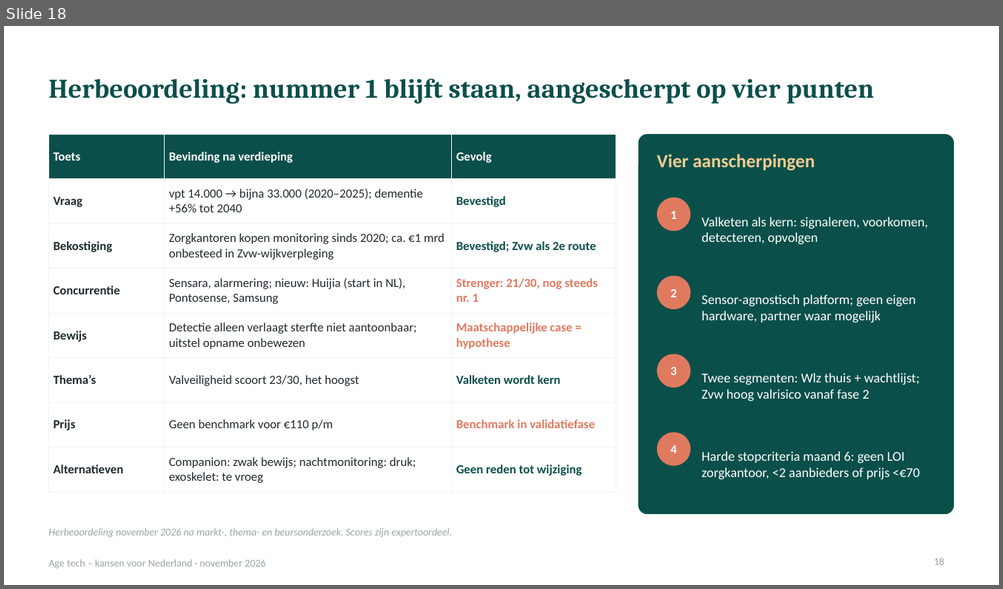
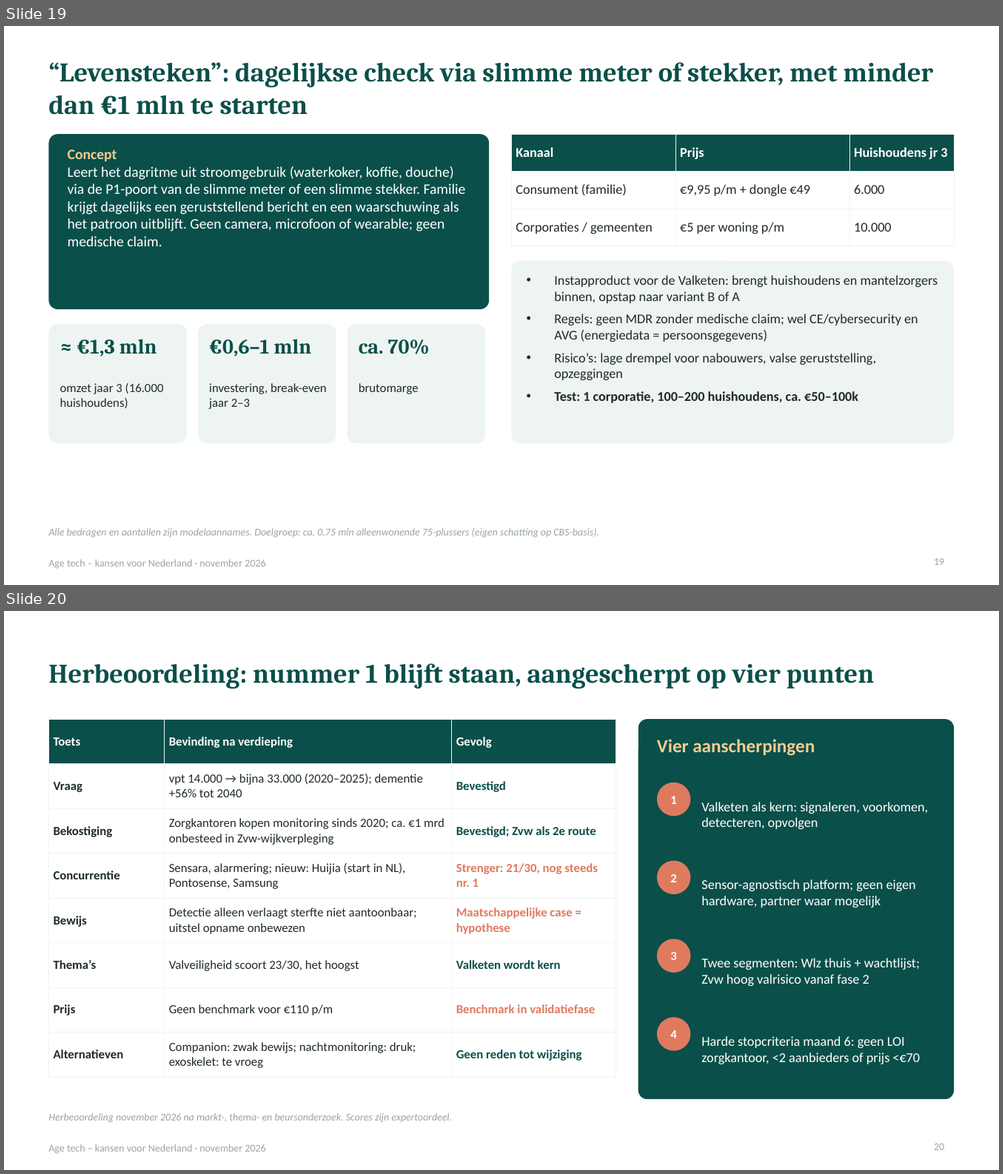
Before and after one commit to robruijn/Four-Seasons-Rome-2026, a slide deck: AgeTech_kansen_Nederland.pptx. Shown one above the other, each under a label of ours: slide 18 before the commit, slides 19 and 20 after it. The pictures are 1003x589 and 1003x1174 pixels, drawn with LibreOffice and Linux fonts; fonts in the diff are those of the drawing. Boxes give left, top, right and bottom in pixels: in the first picture for what was removed or moved away, otherwise in the second. Text is boxed around its words. In the diff, an @@ line names an element or a change of style, - is before the commit and + after.

```diff
--- a/AgeTech_kansen_Nederland.pptx
+++ b/AgeTech_kansen_Nederland.pptx
@@ slide 19 added at (x1=4, y1=26, x2=999, y2=585), background #FFFFFF; not listed: 1 template element that a slide beside it also shows @@
@@ title added at (x1=48, y1=62, x2=933, y2=115), 26 pt, text #0B4F4A, bold @@
+“Levensteken”: dagelijkse check via slimme meter of stekker, met minder dan €1 mln te starten
@@ rounded rectangle added at (x1=48, y1=134, x2=489, y2=309), fill #0B4F4A @@
@@ table added at (x1=512, y1=134, x2=954, y2=237), 3 rows, 3 columns @@
+Kanaal | Prijs | Huishoudens jr 3
+Consument (familie) | €9,95 p/m + dongle €49 | 6.000
+Corporaties / gemeenten | €5 per woning p/m | 10.000
@@ text added at (x1=68, y1=150, x2=466, y2=247), 14 pt, text #FFFFFF @@
+Concept
+Leert het dagritme uit stroomgebruik (waterkoker, koffie, douche) via de P1-poort van de slimme meter of een slimme stekker. Familie krijgt dagelijks een geruststellend bericht en een waarschuwing als het patroon uitblijft. Geen camera, microfoon of wearable; geen medische claim.
@@ rounded rectangle added at (x1=512, y1=261, x2=954, y2=444), fill #EEF4F2 @@
@@ text added at (x1=554, y1=275, x2=938, y2=403), 13 pt, text #1F2A2E @@
+• Instapproduct voor de Valketen: brengt huishoudens en mantelzorgers binnen, opstap naar variant B of A
+• Regels: geen MDR zonder medische claim; wel CE/cybersecurity en AVG (energiedata = persoonsgegevens)
+• Risico’s: lage drempel voor nabouwers, valse geruststelling, opzeggingen
+• Test: 1 corporatie, 100–200 huishoudens, ca. €50–100k
@@ rounded rectangle added at (x1=48, y1=324, x2=187, y2=444), fill #EEF4F2 @@
@@ rounded rectangle added at (x1=198, y1=324, x2=336, y2=444), fill #EEF4F2 @@
@@ rounded rectangle added at (x1=347, y1=324, x2=485, y2=444), fill #EEF4F2 @@
@@ text added at (x1=77, y1=339, x2=157, y2=357), 20 pt, text #0B4F4A, bold @@
+≈ €1,3 mln
@@ text added at (x1=209, y1=339, x2=312, y2=357), 20 pt, text #0B4F4A, bold @@
+€0,6–1 mln
@@ text added at (x1=358, y1=340, x2=430, y2=355), 20 pt, text #0B4F4A, bold @@
+ca. 70%
@@ text added at (x1=60, y1=383, x2=164, y2=409), 12 pt, text #1F2A2E @@
+omzet jaar 3 (16.000 huishoudens)
@@ text added at (x1=209, y1=383, x2=327, y2=409), 12 pt, text #1F2A2E @@
+investering, break-even jaar 2–3
@@ text added at (x1=358, y1=383, x2=418, y2=395), 12 pt, text #1F2A2E @@
+brutomarge
@@ text added at (x1=48, y1=528, x2=599, y2=537), 10 pt, text #98A6A4, italic @@
+Alle bedragen en aantallen zijn modelaannames. Doelgroep: ca. 0,75 mln alleenwonende 75-plussers (eigen schatting op CBS-basis).
@@ page number added at (x1=933, y1=559, x2=944, y2=565), 10 pt, text #98A6A4 @@
+19
@@ what was slide 18 is now slide 20 @@
@@ page number at (x1=933, y1=1144, x2=944, y2=1150): text changed @@
-18
+20
```
Also in this commit, not shown: 6 slides changed, 1 other slide added.
